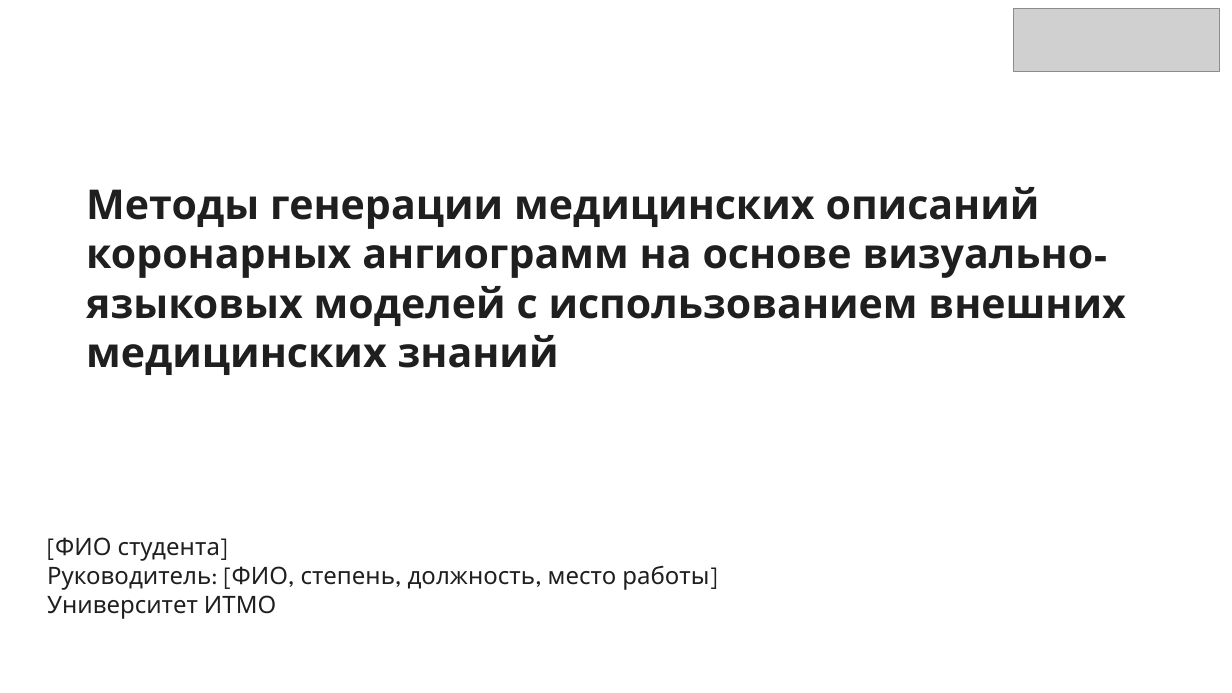
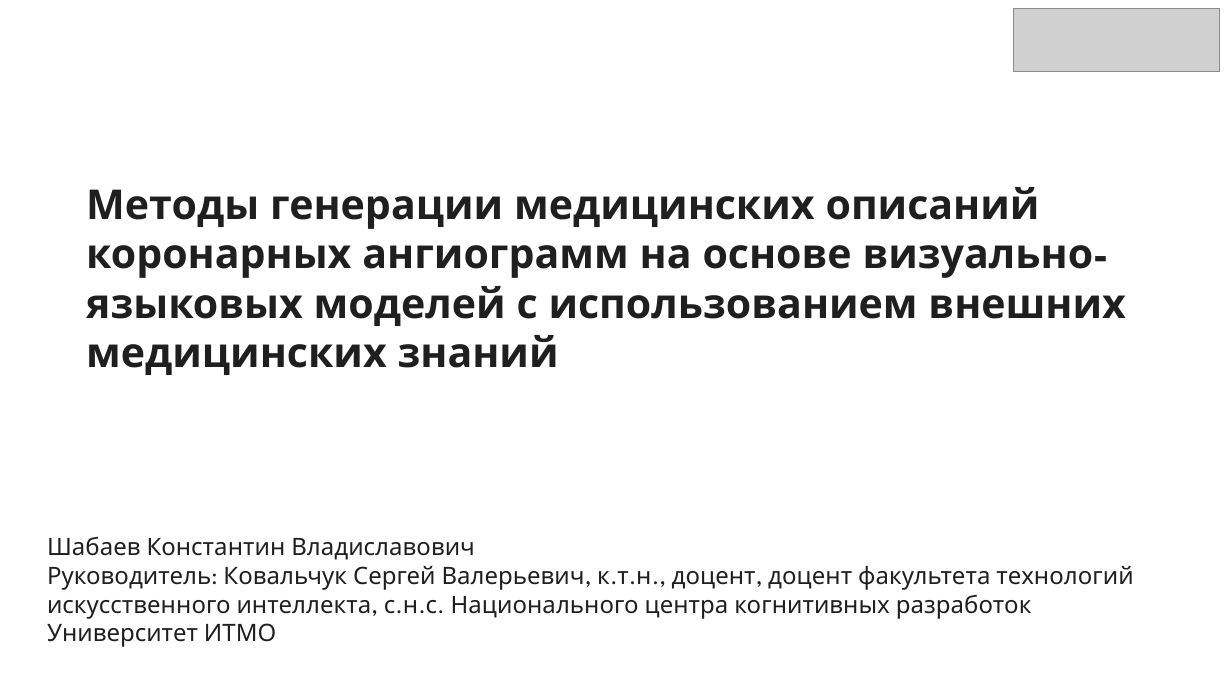
Before and after one commit to KonstantinShabaev/angio-vlm, a slide deck: slide 1 of presentation_tema.pptx. Drawn at 1232x693 pixels with LibreOffice and Linux fonts; fonts in the diff are those of the drawing; grey boxes stand for pictures. Boxes give left, top, right and bottom in pixels: in the first picture for what was removed or moved away, otherwise in the second. Text is boxed around its words. In the diff, an @@ line names an element or a change of style, - is before the commit and + after.

```diff
--- a/presentation_tema.pptx
+++ b/presentation_tema.pptx
@@ text at <box>47,536,1133,619</box>: text changed @@
-[ФИО студента]
-Руководитель: [ФИО, степень, должность, место работы]
+Шабаев Константин Владиславович
+Руководитель: Ковальчук Сергей Валерьевич, к.т.н., доцент, доцент факультета технологий искусственного интеллекта, с.н.с. Национального центра когнитивных разработок
```
Also in this commit, not shown: 1 other file.
